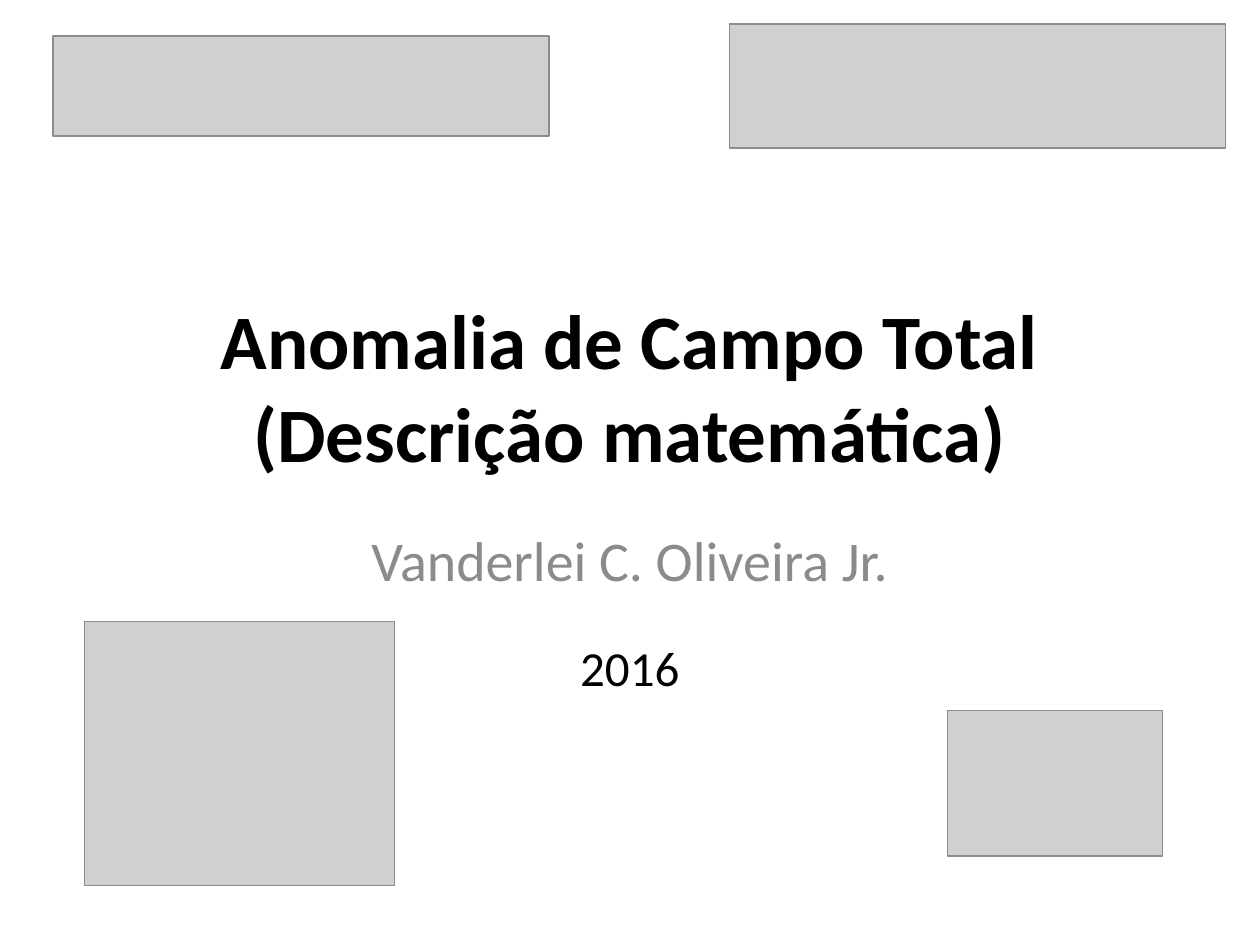
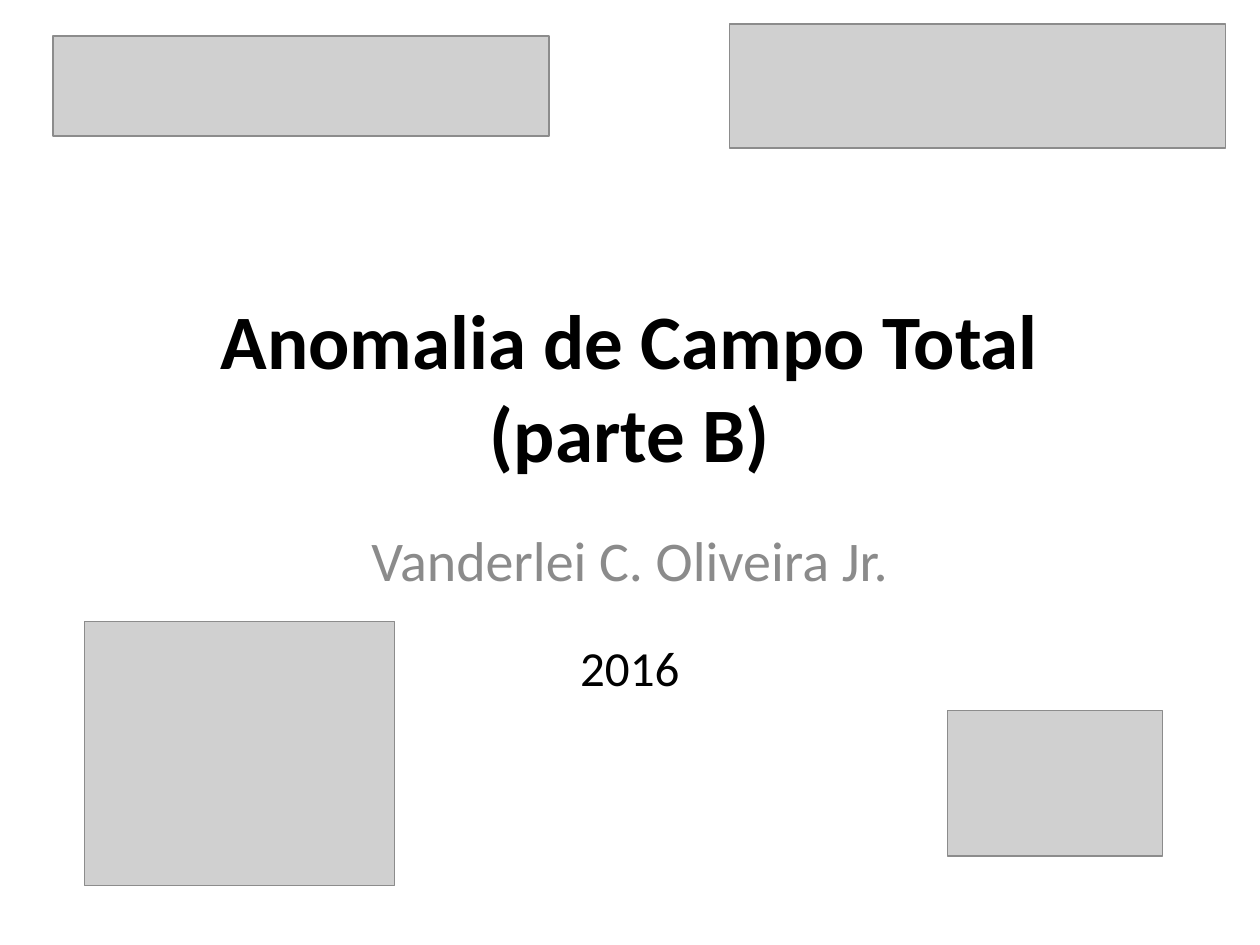
Before and after one commit to pinga-lab/CE-VII-SimBGf-2016, a slide deck: slide 2 of slides/4b_anomalia_campo_total.pptx. Drawn at 1260x945 pixels with LibreOffice and Linux fonts; fonts in the diff are those of the drawing; grey boxes stand for pictures. Boxes give left, top, right and bottom in pixels: in the first picture for what was removed or moved away, otherwise in the second. Text is boxed around its words. In the diff, an @@ line names an element or a change of style, - is before the commit and + after.

Commit message:
finaliza a primeira parte sobre disturbio de gravidade

```diff
--- a/slides/4b_anomalia_campo_total.pptx
+++ b/slides/4b_anomalia_campo_total.pptx
@@ title at (221, 315, 1038, 474): text changed @@
-Anomalia de Campo Total
-(Descrição matemática)
+Anomalia de Campo Total
+(parte B)
```
Also in this commit, not shown: 5 other files.
